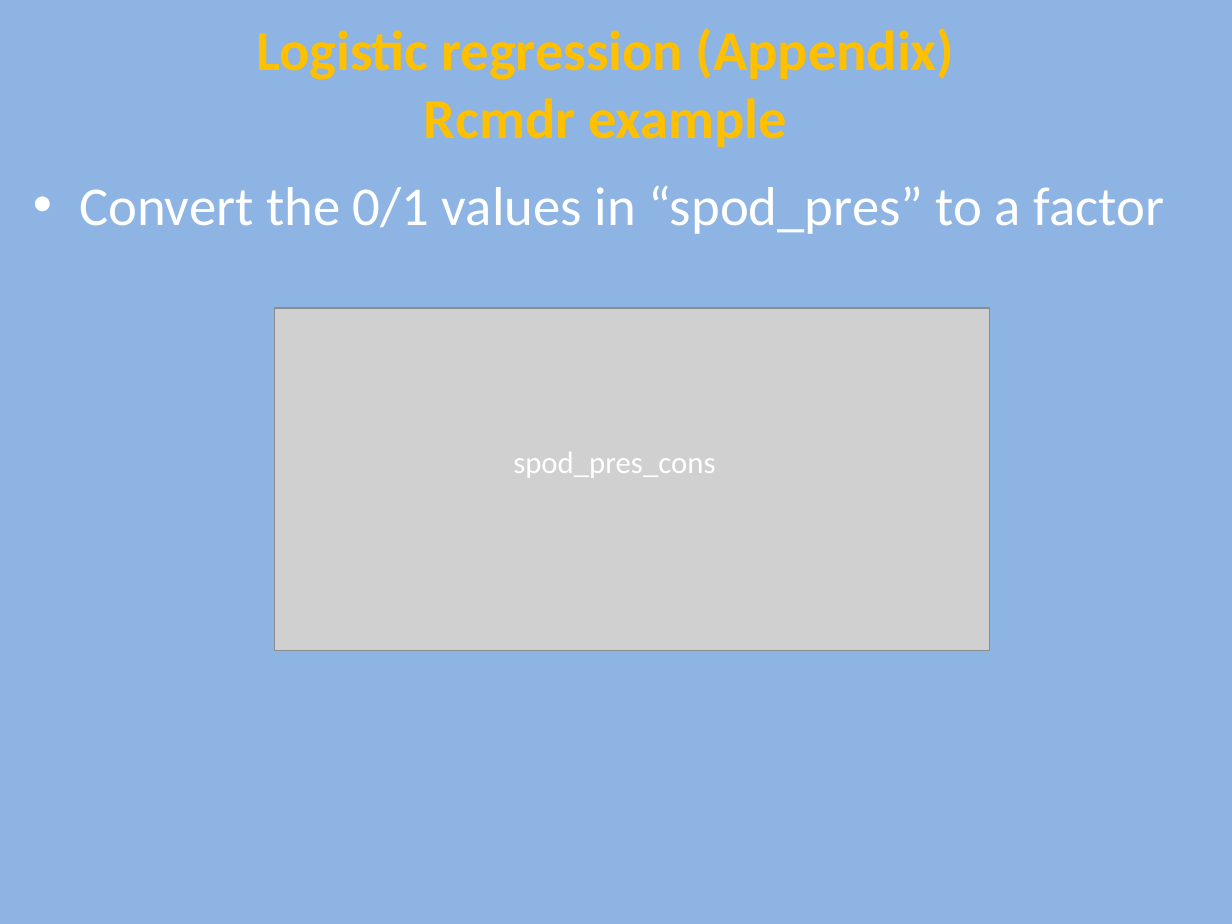
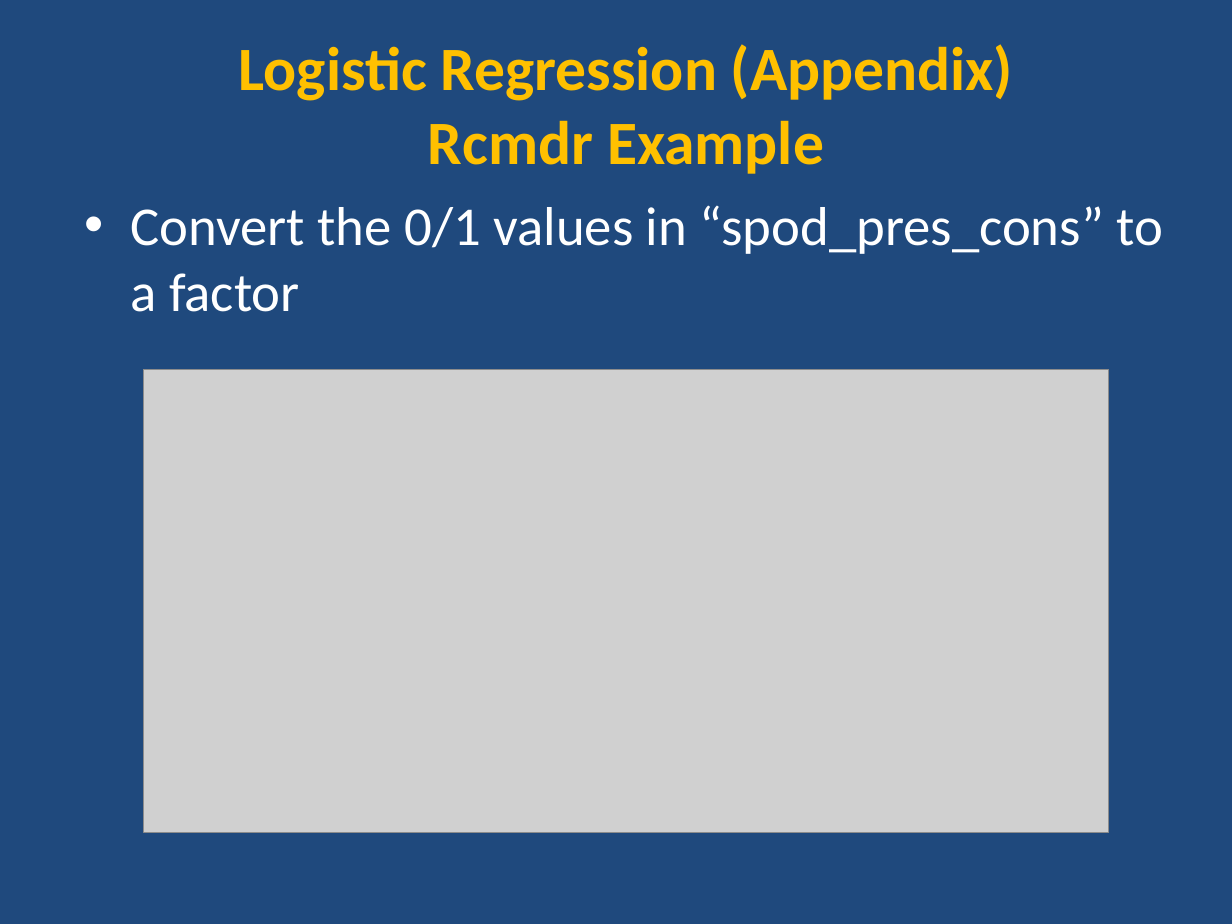
Before and after one commit to ncss-tech/stats_for_soil_survey, a slide deck: slide 22 of presentations/logistic_regression/Logistic.pptx (slide 25 before the commit). Drawn at 1232x924 pixels with LibreOffice and Linux fonts; fonts in the diff are those of the drawing; grey boxes stand for pictures. Boxes give left, top, right and bottom in pixels: in the first picture for what was removed or moved away, otherwise in the second. Text is boxed around its words. In the diff, an @@ line names an element or a change of style, - is before the commit and + after.

Commit message:
minor edits to spodic presence example and formatting in logistic ppt

```diff
--- a/presentations/logistic_regression/Logistic.pptx
+++ b/presentations/logistic_regression/Logistic.pptx
@@ background #8EB4E3 to #1F497D @@
@@ text at [239, 44, 1013, 174]: text changed; size 33 to 36 pt @@
-Logistic regression (Appendix)
-Rcmdr example
+Logistic Regression (Appendix)
+Rcmdr Example
@@ text at [130, 205, 1163, 312]: text changed @@
-• Convert the 0/1 values in “spod_pres” to a factor
+• Convert the 0/1 values in “spod_pres_cons” to a factor
@@ picture: place and size @@
-picture at [275, 308, 989, 650]
+picture at [144, 370, 1109, 832]
@@ text removed at [513, 452, 715, 478] @@
-spod_pres_cons
```
Also in this commit, not shown: 26 other slides changed, 3 slides removed.
